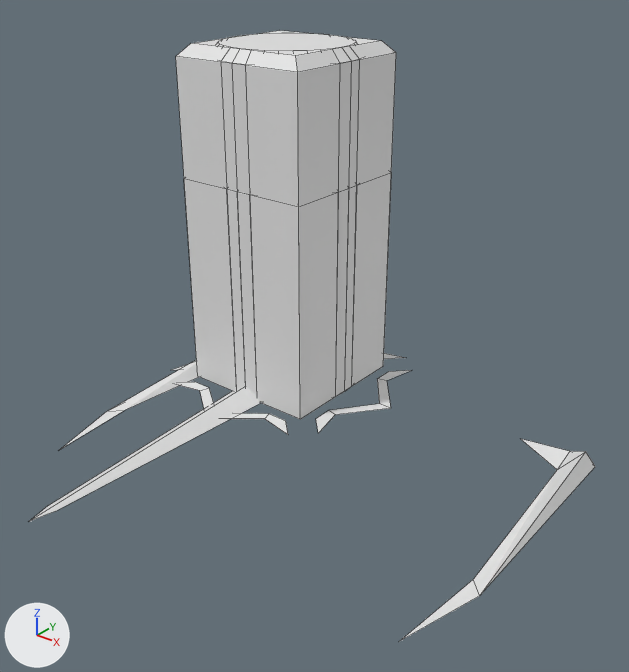
Before and after pictures for a commit that changed the Blender file Blends/Quatter.blend.
One viewpoint serves both versions: a camera (50 mm lens) standing at (2.25, -2.65, 1.88) and looking at (0.51, -0.47, 0.53). Every picture has the same lights, and +X, +Y and +Z are marked at lower left. Mesh edges are drawn as thin lines.

In view in the first picture: 'Arrow', 'BlockIndicator', 'Piece_SR_outline', 'Piece_SS_outline', 'Piece_TR_outline', 'Piece_TS_outline', 'Slot'.
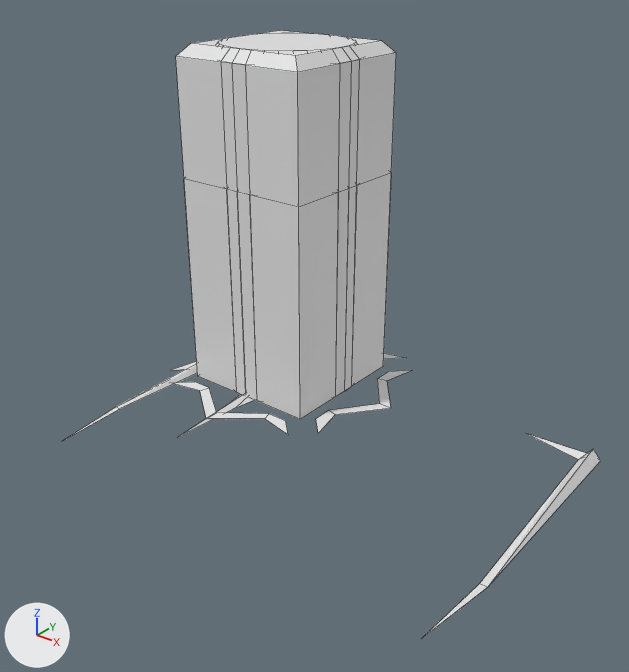
Boxes [x1, y1, x2, y2] around the edits, measured in the pictures (629 x 672 px; the box of a moved part takes in the faces that stretch with it):
'BlockIndicator', reshaped: before [61, 360, 595, 641]; after [66, 363, 601, 636]
'Arrow', reshaped, modifiers changed: before [30, 386, 260, 521]; after [180, 393, 253, 436]
part 2 of me_plane_001, moved or reshaped: before [61, 360, 199, 449]; after [66, 363, 197, 439]
part 3 of me_plane_001, moved or reshaped: before [400, 439, 595, 641]; after [425, 434, 601, 636]

Diff of the bpy script that builds the scene:
```diff
--- a/Blends/Quatter.blend.py
+++ b/Blends/Quatter.blend.py
@@ me_plane_001 @@
 me_plane_001.from_pydata(...)  # 16 vertices, 12 faces; spans x -0.37..1.37, y -1.05..0.17, z 0.02..0.1
 # used by ob_blockindicator; location = (0.0, 0.0, 0.0)
 # before: 0 (-0.37, -0.75, 0.02) at pixel (106, 411), 2 (-0.37, 0.13, 0.02), 9 (-0.06, 0.13, 0.02)
 # before: 1 (1.37, -0.75, 0.02) at pixel (479, 595), 3 (1.37, 0.13, 0.02) at pixel (595, 466), 11 (1.06, 0.13, 0.02) at pixel (520, 438)
-me_plane_001.vertices[4].co = (-0.28, -1.05, 0.02)
-me_plane_001.vertices[7].co = (-0.25, 0.17, 0.02)
-me_plane_001.vertices[8].co = (-0.26, 0.03, 0.02)
-me_plane_001.vertices[12].co = (-0.32, -0.69, 0.02)  # pixel (125, 410)
-me_plane_001.vertices[14].co = (-0.34, 0.09, 0.1)
-me_plane_001.vertices[5].co = (1.28, -1.05, 0.02)  # pixel (398, 641)
-me_plane_001.vertices[6].co = (1.25, 0.17, 0.02)  # pixel (569, 451)
-me_plane_001.vertices[10].co = (1.26, 0.03, 0.02)  # pixel (557, 469)
-me_plane_001.vertices[13].co = (1.32, -0.69, 0.02)  # pixel (473, 579)
-me_plane_001.vertices[15].co = (1.34, 0.09, 0.1)  # pixel (585, 451)
+# me_plane_001 part 2
+for i in [0, 2, 9]: me_plane_001.vertices[i].co += Vector((0.0, 0.05, 0.0))
+me_plane_001.vertices[4].co = (-0.33, -1.01, 0.02)
+me_plane_001.vertices[7].co = (-0.33, 0.2, 0.02)
+me_plane_001.vertices[8].co = (-0.3, 0.14, 0.02)
+me_plane_001.vertices[12].co = (-0.34, -0.7, 0.02)  # pixel (119, 408)
+me_plane_001.vertices[14].co = (-0.34, 0.17, 0.07)
+# me_plane_001 part 3
+for i in [1, 3, 11]: me_plane_001.vertices[i].co += Vector((0.0, 0.05, 0.0))
+me_plane_001.vertices[5].co = (1.33, -1.01, 0.02)
+me_plane_001.vertices[6].co = (1.33, 0.2, 0.02)
+me_plane_001.vertices[10].co = (1.3, 0.14, 0.02)  # pixel (578, 459)
+me_plane_001.vertices[13].co = (1.34, -0.7, 0.02)  # pixel (479, 583)
+me_plane_001.vertices[15].co = (1.34, 0.17, 0.07)  # pixel (593, 448)
@@ me_arrow @@
 # used by ob_arrow; location = (0.0, 0.0, 0.0)
-me_arrow.from_pydata(...)  # 12 vertices, 10 faces; spans x -0.25..0.25, y -1.39..0.25, z 0.02..0.08
+me_arrow.from_pydata(...)  # 28 vertices, 12 faces; spans x -0.25..0.25, y -0.7..0.21, z 0.02..0.08
+# me_arrow part 1: the whole mesh is rebuilt
@@ ob_arrow @@
 ob_arrow.location = (0.0, 0.0, 0.0)
-_m = ob_arrow.modifiers.new('EdgeSplit', 'EDGE_SPLIT')
-_m.use_edge_angle = False
```
